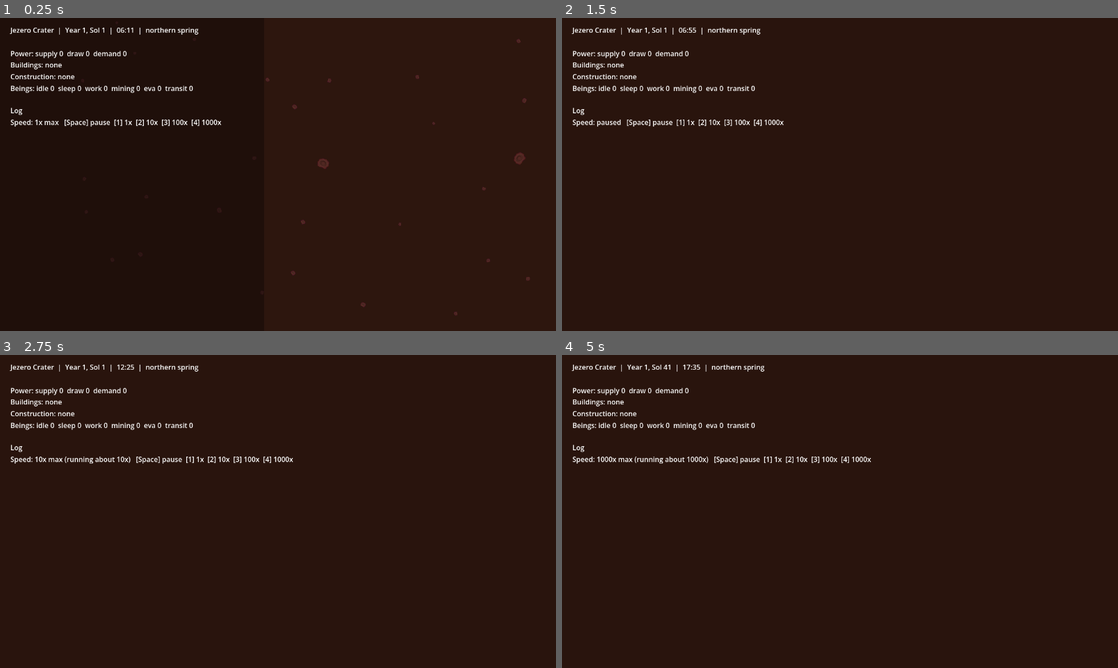
Above: before the commit, frames 1-4 (two rows, left to right).
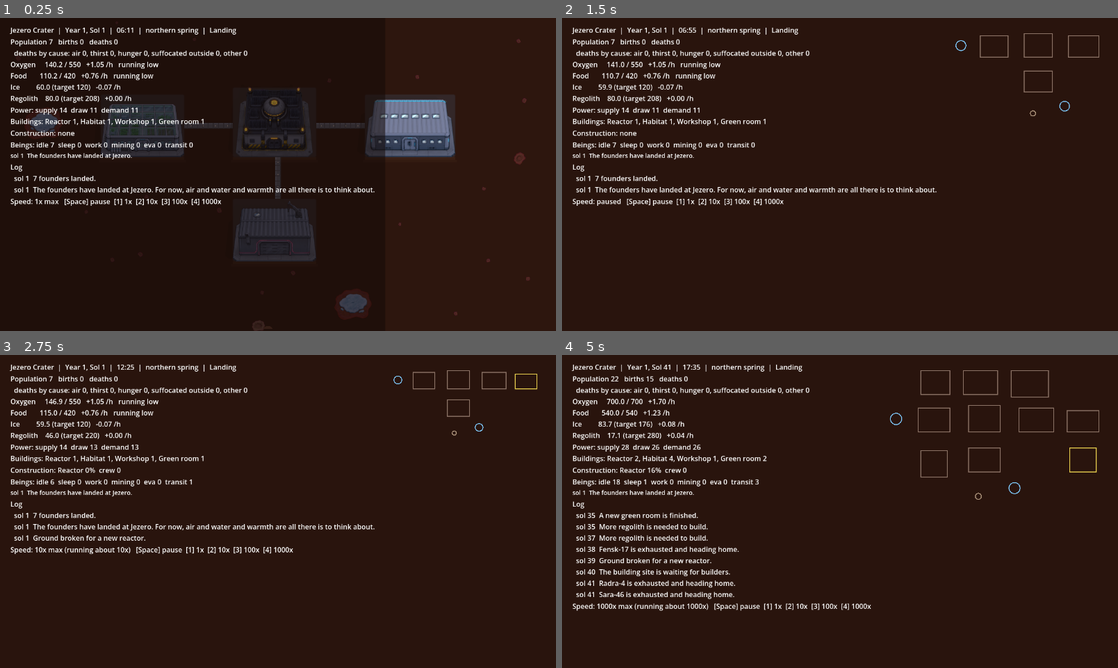
Above: after the commit, the same moments.

Repository: HerbyJ3/eco-game-idea
Game: Godot game, scene res://view/main.tscn
The game is run twice, just before and just after one commit, with the same random seed, the same clock (stepped at 60 frames per second) and the same inputs.
Inputs (mouse positions are in pixels of both pictures, inside the frame that each line leads up to):
- Up to frame 1 (0.25 s): no input
- Up to frame 2 (1.5 s): tap Enter at 0.5 s; move the mouse to (962, 158) at 0.52 s; tap M at 0.6 s; click (962, 158) at 0.67 s; tap Space at 0.77, 1.07, 1.25 s; drag from (728, 190) to (812, 237) at 1.27 s
- Up to frame 3 (2.75 s): tap Enter at 2 s; move the mouse to (333, 442) at 2.02 s; tap 2 at 2.1 s; click (333, 442) at 2.17 s
- Up to frame 4 (5 s): drag from (812, 574) to (673, 464) at 2.77 s; tap Space at 3.5, 3.77, 4.07 s; move the mouse to (1006, 558) at 3.52 s; tap 4 at 3.6 s; click (1006, 558) at 3.67 s; drag from (673, 464) to (756, 433) at 4.27 s

The runs differ from the first frame. In frame 1, 13% of the frame differs, in the area x 1-82%, y 3-100%; in frame 2, 4.3%; in frame 3, 4.8%; in frame 4, 6.2%.
Error before the commit: Parse Error: Cannot infer the type of "rf" variable because the value doesn't have a set type. (res://sim/relationships.gd:247)

Commit message:
Task 4 step 4: fix untyped locals that broke compilation; relationships tests green
Co-Authored-By: Claude Sonnet 5.5 <noreply@anthropic.com>
Claude-Session: https://claude.ai/code/session_01QaX6oeFXBBASm1RqZomNqz

Diff:
--- a/station-zero/sim/relationships.gd
+++ b/station-zero/sim/relationships.gd
@@ -244,8 +244,8 @@
 			for j in range(i + 1, ids.size()):
 				var a: int = ids[i]
 				var c: int = ids[j]
-				var rf := float(gr.warmth_base) + (_info[a][0] + _info[c][0]) / 2.0
-				var k := float(gr.room_rate) * tick_h * rf * _affinity(a, c, af)
+				var rf: float = float(gr.warmth_base) + (_info[a][0] + _info[c][0]) / 2.0
+				var k: float = float(gr.room_rate) * tick_h * rf * _affinity(a, c, af)
 				_grow(grown, a, c, k, kind, bid)
 	if world.buildings.site != null and work_crew.size() >= 2:
 		_grow_crew(grown, work_crew, "site", gr, af, tick_h)
